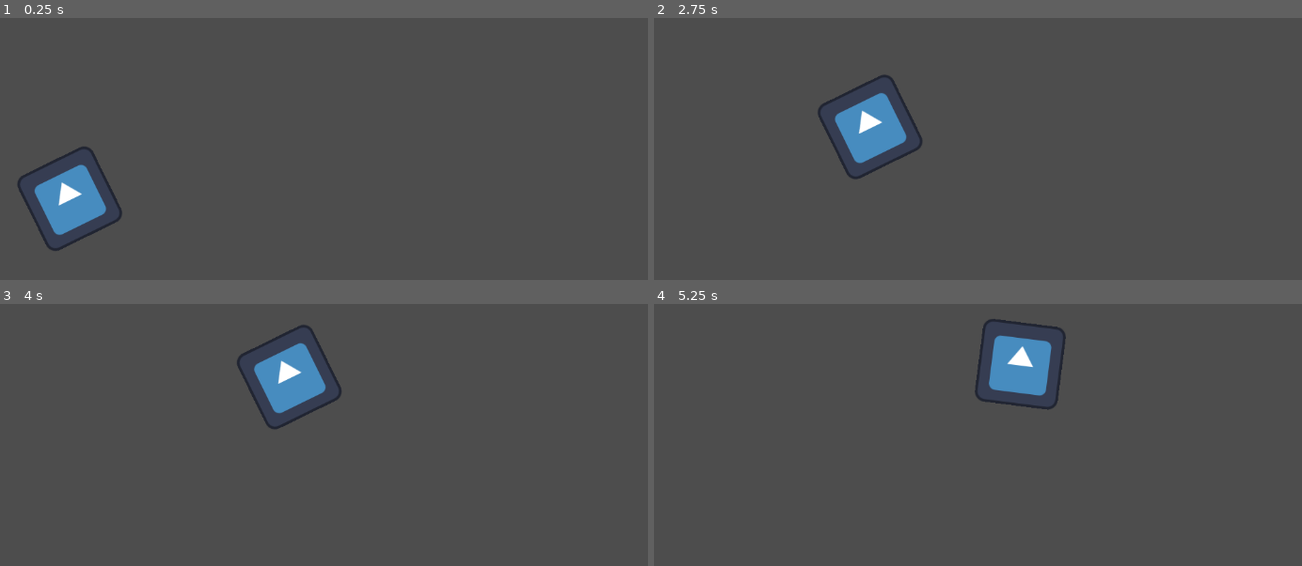
Above: before the commit, frames 1-4 (two rows, left to right).
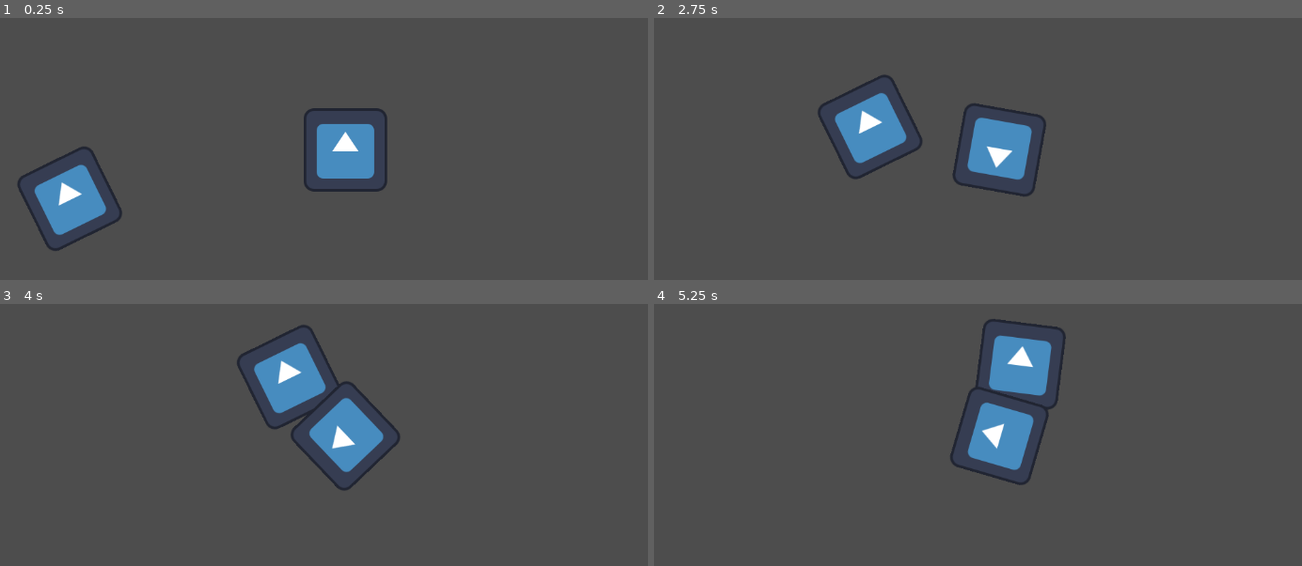
Above: after the commit, the same moments.

Repository: GavinWu42711/tower-defense-game
Game: Godot game, scene res://Scenes/Game.tscn
The game is run twice, just before and just after one commit, with the same random seed, the same clock (stepped at 60 frames per second) and the same inputs. The project has no main scene, so this scene is started directly. The engine's default icon, where the game draws it, is replaced by a stand-in: a white triangle on a blue panel in a dark square.
Inputs (mouse positions are in pixels of both pictures, inside the frame that each line leads up to):
- Up to frame 1 (0.25 s): no input
- Up to frame 2 (2.75 s): tap Enter at 0.5 s; move the mouse to (1172, 146) at 0.52 s; hold Right 0.53-1.28 s; tap Alt at 0.6, 2.1 s; click (1172, 146) at 0.67 s; move the mouse to (854, 188) at 1.27 s; hold Down 1.28-2.03 s; tap Shift at 1.35 s; move the mouse to (1081, 73) at 2.02 s; hold Right from 2.03 s (still down)
- Up to frame 3 (4 s): move the mouse to (311, 537) at 2.77 s; release Right at 2.78 s; hold Up 2.78-3.53 s; tap Shift at 2.85 s; click (311, 537) at 2.92 s; move the mouse to (576, 516) at 3.52 s; hold Left from 3.53 s (still down); tap Alt at 3.6 s
- Up to frame 4 (5.25 s): move the mouse to (777, 390) at 4.27 s; tap Shift at 4.35 s; move the mouse to (1042, 453) at 5.02 s; release Left at 5.03 s; hold Down from 5.03 s (still down); tap Alt at 5.1 s; click (1042, 453) at 5.17 s

The runs differ from the first frame. In frame 1, 2.3% of the frame differs, in the area x 46-60%, y 34-67%; in frame 2, 2.4%; in frame 3, 2.4%; in frame 4, 2.5%, in the area x 45-61%, y 31-70%.

Commit message:
Tower Targeting
Made it so the tower can now target the enemy

Diff:
--- a/Scenes/Game.tscn
+++ b/Scenes/Game.tscn
@@ -1,6 +1,7 @@
 [gd_scene format=3 uid="uid://dqf8jmvnmepbx"]
 
-[ext_resource type="PackedScene" uid="uid://bjt7cxo6ntx86" path="res://Enemy.tscn" id="1_iukft"]
+[ext_resource type="PackedScene" uid="uid://bjt7cxo6ntx86" path="res://Scenes/Enemy.tscn" id="1_iukft"]
+[ext_resource type="PackedScene" uid="uid://c8y81gt03j8cx" path="res://TestTower.tscn" id="2_gl6un"]
 
 [sub_resource type="GDScript" id="GDScript_cg2ps"]
 script/source = "extends Node2D
@@ -33,3 +34,6 @@
 [node name="PathFollow2D" parent="Path2D" unique_id=202032653 instance=ExtResource("1_iukft")]
 position = Vector2(122, 384)
 rotation = -0.45687786
+
+[node name="Node2D" parent="." unique_id=1494701561 instance=ExtResource("2_gl6un")]
+position = Vector2(567, 298)
--- a/Scripts/tower.gd
+++ b/Scripts/tower.gd
@@ -2,7 +2,10 @@
 
 extends Node2D
 
+class_name Tower
+
 var can_attack:bool = true
+var enemy_in_range:bool = false
 
 @export var damage:int
 @export var attack_speed:float
@@ -29,7 +32,7 @@
 #Try to attack the enemy
 func attack_enemy() -> void:
 	#Check if attack cooldown is done
-	if can_attack:
+	if can_attack and enemy_in_range:
 		can_attack = false
 
 		attack()
@@ -56,10 +59,13 @@
 	#Populate list with all the enemies in range
 	for area:Area2D in attack_hitbox.get_overlapping_areas():
 		if area.get_parent() is Enemy:
-			enemies.append(area)
+			enemies.append(area.get_parent())
 
 	#Check if there are any enemies
 	if enemies:
+
+		enemy_in_range = true
+
 		match targeting:
 			"DEFAULT":
 				#Iterate through the enemies, looking for the one with the highest progress in the paths
@@ -93,3 +99,6 @@
 
 				#Rotate towards the enemy
 				look_at(targeted_enemy.global_position)
+	else:
+		#Prevents the tower from shooting if there are no enemies in range
+		enemy_in_range = false
--- /dev/null
+++ b/TestTower.tscn
@@ -0,0 +1,21 @@
+[gd_scene format=3 uid="uid://c8y81gt03j8cx"]
+
+[ext_resource type="Script" uid="uid://c4lau4uuogfym" path="res://test_tower.gd" id="1_v7itp"]
+[ext_resource type="Texture2D" uid="uid://cuth1pabn42ae" path="res://Assets/icon.svg" id="2_5vypv"]
+
+[sub_resource type="RectangleShape2D" id="RectangleShape2D_vnk6h"]
+size = Vector2(250, 295)
+
+[node name="Node2D" type="Node2D" unique_id=1494701561 node_paths=PackedStringArray("attack_hitbox")]
+script = ExtResource("1_v7itp")
+attack_speed = 1.0
+attack_hitbox = NodePath("Area2D")
+
+[node name="Area2D" type="Area2D" parent="." unique_id=831976052]
+
+[node name="CollisionShape2D" type="CollisionShape2D" parent="Area2D" unique_id=1219120444]
+position = Vector2(0, 0.5)
+shape = SubResource("RectangleShape2D_vnk6h")
+
+[node name="Sprite2D" type="Sprite2D" parent="." unique_id=572042440]
+texture = ExtResource("2_5vypv")
--- /dev/null
+++ b/test_tower.gd
@@ -0,0 +1,13 @@
+extends Tower
+
+# Called when the node enters the scene tree for the first time.
+func _ready() -> void:
+	super._ready()
+
+
+# Called every frame. 'delta' is the elapsed time since the previous frame.
+func _process(delta: float) -> void:
+	super._process(delta)
+
+func attack() -> void:
+	print("Attacking")
Renamed: Enemy.tscn -> Scenes/Enemy.tscn
Not shown, added: test_tower.gd.uid
